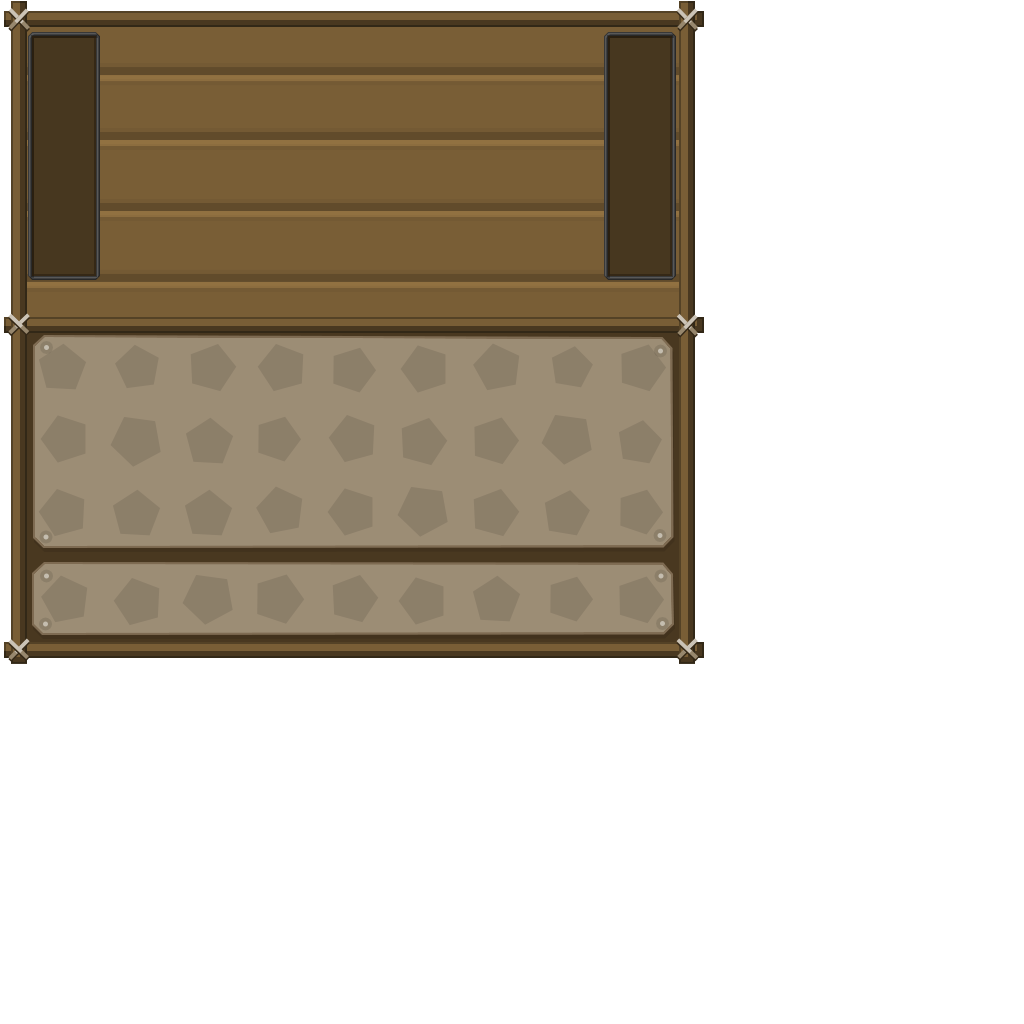
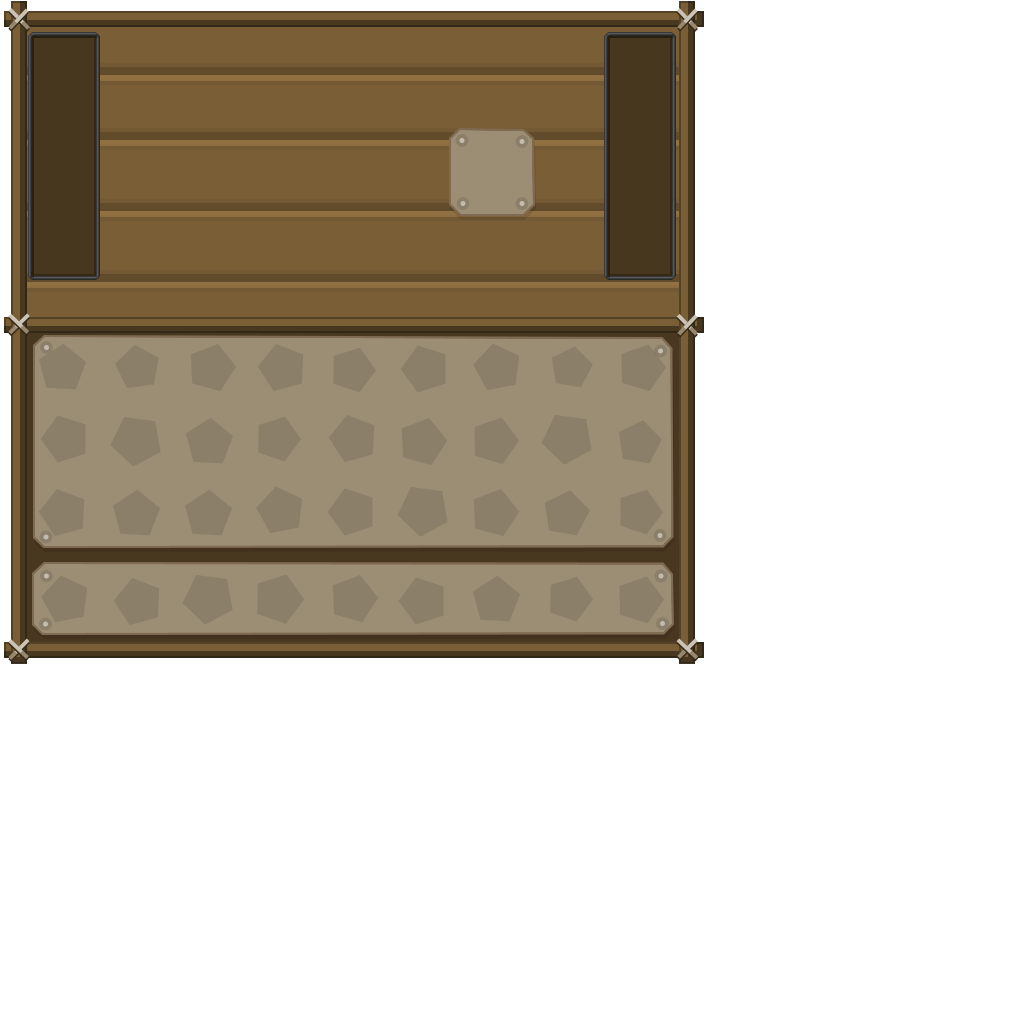
Comparing the layer stacks of the two 1024x1024 images. Changes:
painted on "elipsis" over (459, 138, 525, 206)
painted on "Forme 19" over (449, 128, 535, 216)
